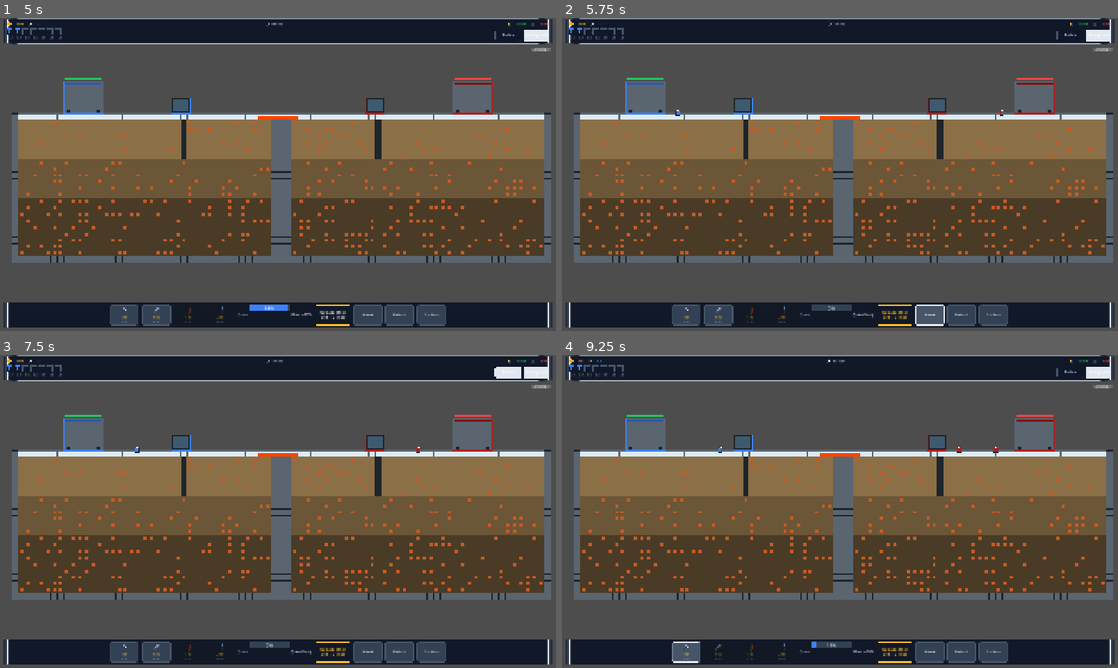
Above: before the commit, frames 1-4 (two rows, left to right).
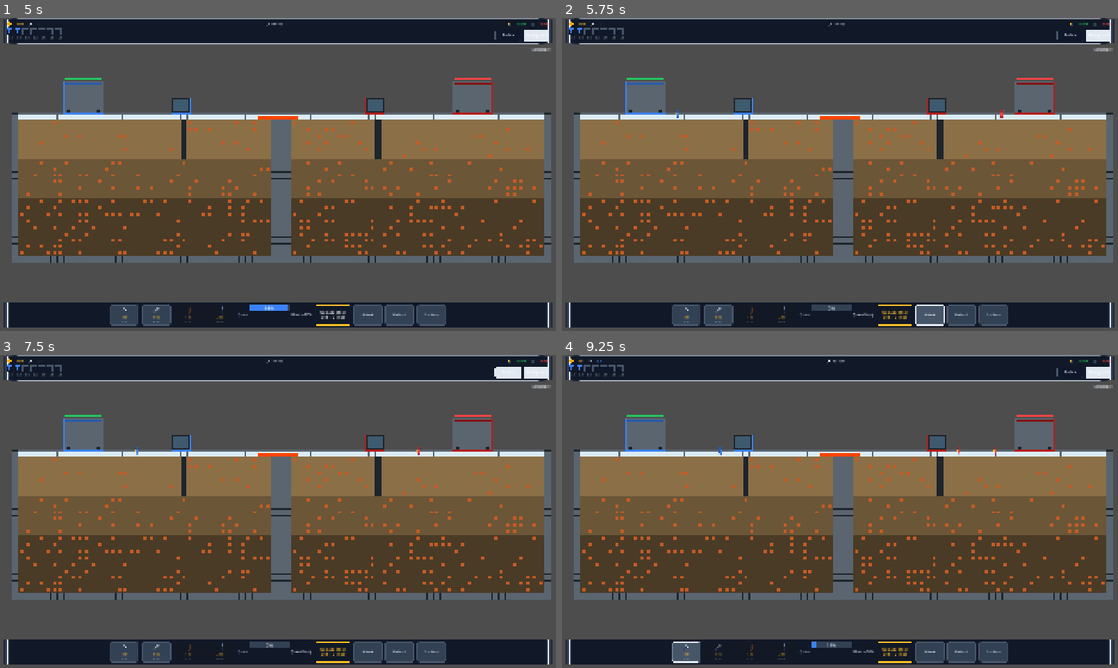
Above: after the commit, the same moments.

Repository: SZaidi00/mine-attack
Game: Godot game, scene res://scenes/main.tscn
Two runs of this game, one before a commit and one after it. Both use one fixed random seed, a clock stepped at 60 frames per second and the inputs below.
Inputs:
- Up to frame 1 (5 s): click "Surface" at 0.5 s; click "Underground" at 1.25 s; click "50" at 2 s; click "100" at 2.75 s; click "Swo" at 3.5 s; click "Upgrade Miner Lv 1 → 2 | 500" at 4.25 s
- Up to frame 2 (5.75 s): click "Attack" at 5 s
- Up to frame 3 (7.5 s): click "Defend" at 5.75 s; click "Garrison" at 6.5 s; click "Surface" at 7.25 s
- Up to frame 4 (9.25 s): click "Underground" at 8 s; click "50" at 8.75 s

Frame 1 is identical in both runs. In frame 2, less than 0.1% of the frame differs, in the area x 20-80%, y 29-32%; in frame 3, less than 0.1%; in frame 4, less than 0.1%, in the area x 28-79%, y 29-32%.

Commit message:
update minor icons

Diff:
--- a/scripts/resources/unit_data.gd
+++ b/scripts/resources/unit_data.gd
@@ -7,6 +7,8 @@
 @export var cost: int = 100
 @export var train_time: float = 5.0
 @export var population: int = 1
+
+@export var texture: Texture2D
 
 @export var max_hp: int = 50
 @export var speed: float = 100.0
--- a/scripts/units/unit.gd
+++ b/scripts/units/unit.gd
@@ -8,6 +8,19 @@
 const _HP_BAR_BG: Texture2D = preload("res://frost_mines_assets/ui/hp_bar_unit_bg.png")
 const _HP_BAR_GREEN: Texture2D = preload("res://frost_mines_assets/ui/hp_bar_unit_green.png")
 const _HP_BAR_ORANGE: Texture2D = preload("res://frost_mines_assets/ui/hp_bar_unit_orange.png")
+
+const _MINER_TEXTURES: Dictionary = {
+	GameManager.Team.PLAYER: [
+		preload("res://frost_mines_assets/units/miner_l1_player.png"),
+		preload("res://frost_mines_assets/units/miner_l2_player.png"),
+		preload("res://frost_mines_assets/units/miner_l3_player.png")
+	],
+	GameManager.Team.ENEMY: [
+		preload("res://frost_mines_assets/units/miner_l1_enemy.png"),
+		preload("res://frost_mines_assets/units/miner_l2_enemy.png"),
+		preload("res://frost_mines_assets/units/miner_l3_enemy.png")
+	]
+}
 
 @export var data: UnitData
 @export var team: GameManager.Team = GameManager.Team.PLAYER
@@ -644,7 +657,11 @@
 	area.mouse_exited.connect(func(): hovered = false; queue_redraw())
 	var shape: CollisionShape2D = CollisionShape2D.new()
 	var rect: RectangleShape2D = RectangleShape2D.new()
-	rect.size = Vector2(22, 22)
+	var sprite_texture: Texture2D = _get_unit_texture()
+	if sprite_texture != null:
+		rect.size = sprite_texture.get_size()
+	else:
+		rect.size = Vector2(22, 22)
 	shape.shape = rect
 	area.add_child(shape)
 	add_child(area)
@@ -666,6 +683,7 @@
 		data.max_hp += 15
 		data.mining_rate += 2.0
 	hp += 10
+	queue_redraw()
 
 
 func _draw_pickaxe() -> void:
@@ -719,40 +737,67 @@
 
 # ---------- Drawing ----------
 
+func _get_unit_texture() -> Texture2D:
+	if data.is_miner:
+		var idx: int = clampi(data.miner_level - 1, 0, 2)
+		return _MINER_TEXTURES[team][idx]
+	return data.texture
+
+
 func _draw() -> void:
 	var color: Color = GameManager.COLOR_PLAYER if team == GameManager.Team.PLAYER else GameManager.COLOR_ENEMY
-	var size: float = 18.0
+	var sprite_texture: Texture2D = _get_unit_texture()
+	var body_top: float
+	var body_bottom: float
+	var selection_radius: float
+
+	if sprite_texture != null:
+		var sprite_size: Vector2 = sprite_texture.get_size()
+		body_top = -sprite_size.y / 2.0
+		body_bottom = sprite_size.y / 2.0
+		selection_radius = max(sprite_size.x, sprite_size.y) / 2.0 + 4.0
+	else:
+		var size: float = 18.0
+		body_top = -size / 2.0
+		body_bottom = size / 2.0
+		selection_radius = size + 4.0
+
 	# Selection indicator.
 	if selected:
-		draw_arc(Vector2.ZERO, size + 4, 0, TAU, 16, Color.WHITE, 2.0)
+		draw_arc(Vector2.ZERO, selection_radius, 0, TAU, 16, Color.WHITE, 2.0)
 
 	# Body.
-	draw_rect(Rect2(-size / 2.0, -size / 2.0, size, size), color, true)
-	draw_rect(Rect2(-size / 2.0, -size / 2.0, size, size), GameManager.COLOR_SHADOW, false, 1.0)
-
-	# Weapon / class indicator.
-	if data.is_miner:
-		_draw_pickaxe()
-	elif data.unit_name == "Swordsman":
-		draw_line(Vector2(4, 4), Vector2(16, -8), Color.WHITE, 3.0)
-	elif data.unit_name == "Archer":
-		draw_arc(Vector2(10, 0), 7, -PI / 2, PI / 2, 8, GameManager.COLOR_RUST, 2.0)
-		draw_line(Vector2(10, -7), Vector2(10, 7), GameManager.COLOR_RUST, 2.0)
-	elif data.unit_name == "Wizard":
-		draw_line(Vector2(6, 6), Vector2(12, -14), GameManager.COLOR_RUST, 2.0)
-		draw_circle(Vector2(12, -16), 4, Color.PURPLE)
+	if sprite_texture != null:
+		var sprite_size: Vector2 = sprite_texture.get_size()
+		draw_texture(sprite_texture, -sprite_size / 2.0)
+	else:
+		var size: float = 18.0
+		draw_rect(Rect2(-size / 2.0, -size / 2.0, size, size), color, true)
+		draw_rect(Rect2(-size / 2.0, -size / 2.0, size, size), GameManager.COLOR_SHADOW, false, 1.0)
+
+		# Weapon / class indicator.
+		if data.is_miner:
+			_draw_pickaxe()
+		elif data.unit_name == "Swordsman":
+			draw_line(Vector2(4, 4), Vector2(16, -8), Color.WHITE, 3.0)
+		elif data.unit_name == "Archer":
+			draw_arc(Vector2(10, 0), 7, -PI / 2, PI / 2, 8, GameManager.COLOR_RUST, 2.0)
+			draw_line(Vector2(10, -7), Vector2(10, 7), GameManager.COLOR_RUST, 2.0)
+		elif data.unit_name == "Wizard":
+			draw_line(Vector2(6, 6), Vector2(12, -14), GameManager.COLOR_RUST, 2.0)
+			draw_circle(Vector2(12, -16), 4, Color.PURPLE)
 
 	# HP bar when damaged, hovered, or selected.
 	if selected or hovered or hp < data.max_hp:
 		var hp_pct: float = float(hp) / float(data.max_hp)
-		var bar_rect: Rect2 = Rect2(-10, -size / 2.0 - 8, 20, 4)
+		var bar_rect: Rect2 = Rect2(-10, body_top - 8, 20, 4)
 		draw_texture_rect(_HP_BAR_BG, bar_rect, false)
 		if hp_pct > 0.0:
 			var fill_texture: Texture2D = _HP_BAR_GREEN if hp_pct >= 0.5 else _HP_BAR_ORANGE
-			var fill_rect: Rect2 = Rect2(-10, -size / 2.0 - 8, 20 * hp_pct, 4)
+			var fill_rect: Rect2 = Rect2(-10, body_top - 8, 20 * hp_pct, 4)
 			var src_rect: Rect2 = Rect2(0, 0, fill_texture.get_width() * hp_pct, fill_texture.get_height())
 			draw_texture_rect_region(fill_texture, fill_rect, src_rect)
 
 	# Carried coin indicator for miners.
 	if data.is_miner and carried_coin > 0:
-		draw_rect(Rect2(-6, size / 2.0 + 2, 12, 6), GameManager.COLOR_RUST, true)
+		draw_rect(Rect2(-6, body_bottom + 2, 12, 6), GameManager.COLOR_RUST, true)
Not shown, changed: AGENTS.md
Not shown, added: frost_mines_assets/.DS_Store
